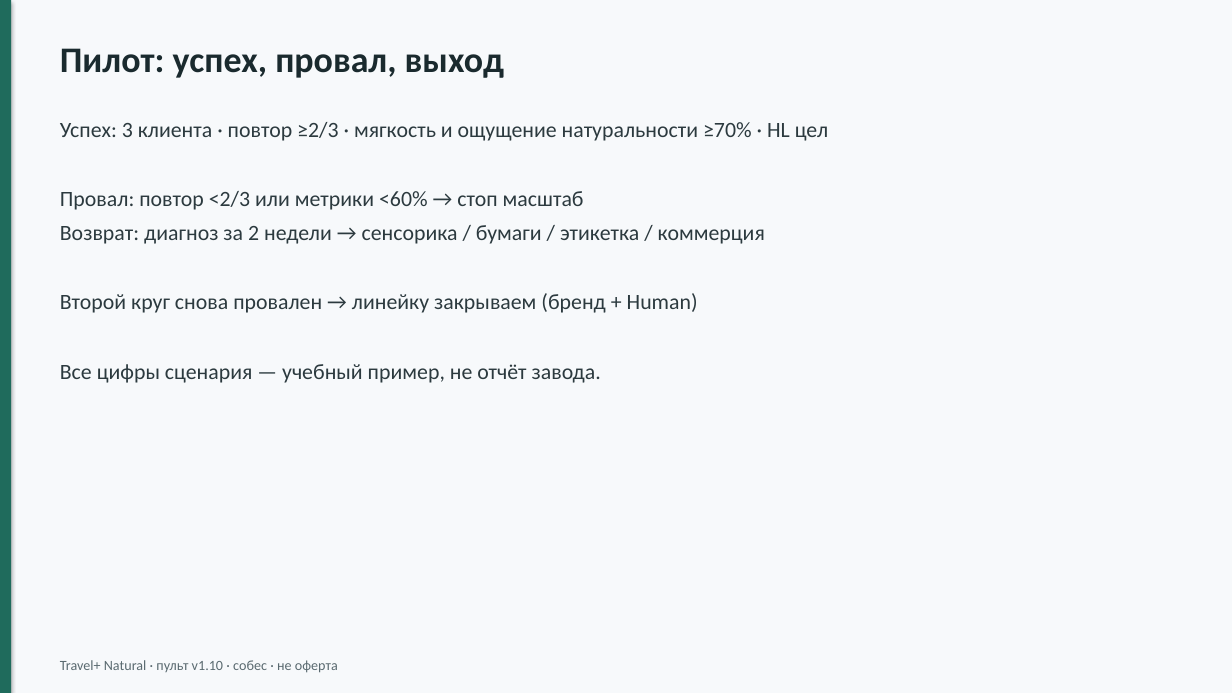
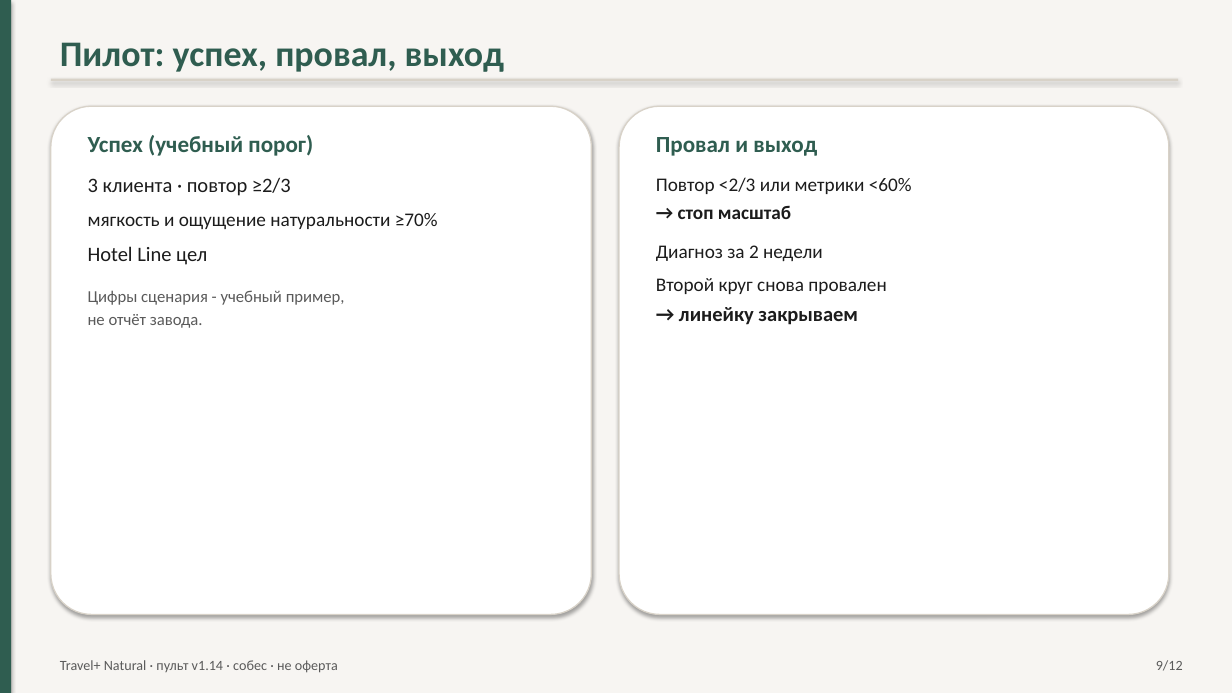
Before and after one commit to pagasbot-coder/Banya-Digital, a slide deck: slide 9 of knowledge-base/presentation-travelplus-interview.pptx. Drawn at 1232x693 pixels with LibreOffice and Linux fonts; fonts in the diff are those of the drawing. Boxes give left, top, right and bottom in pixels: in the first picture for what was removed or moved away, otherwise in the second. Text is boxed around its words. In the diff, an @@ line names an element or a change of style, - is before the commit and + after.

```diff
--- a/knowledge-base/presentation-travelplus-interview.pptx
+++ b/knowledge-base/presentation-travelplus-interview.pptx
@@ rectangle at (x1=0, y1=0, x2=1232, y2=693): fill #F7F9FB to #F7F5F2 @@
@@ rectangle at (x1=0, y1=0, x2=11, y2=693): fill #1F6B5C to #2F5D50 @@
@@ text "Пилот: успех, провал, выход" at (x1=60, y1=42, x2=504, y2=72): text colour #1A2A2E to #2F5D50 @@
@@ rectangle added at (x1=51, y1=79, x2=1178, y2=81), fill #D8D2C8 @@
@@ rounded rectangle added at (x1=51, y1=106, x2=592, y2=615), fill #FFFFFF, outline #D8D2C8 1 pt @@
@@ rounded rectangle added at (x1=619, y1=106, x2=1169, y2=615), fill #FFFFFF, outline #D8D2C8 1 pt @@
@@ text added at (x1=88, y1=135, x2=438, y2=328), 13 pt, text #1C1C1C @@
+Успех (учебный порог)
+3 клиента · повтор ≥2/3
+мягкость и ощущение натуральности ≥70%
+Hotel Line цел
+Цифры сценария - учебный пример,
+не отчёт завода.
@@ text at (x1=656, y1=137, x2=912, y2=325): text changed; size 17 to 15 pt; text colour #2C3A3F to #1C1C1C @@
-Успех: 3 клиента · повтор ≥2/3 · мягкость и ощущение натуральности ≥70% · HL цел
-Провал: повтор <2/3 или метрики <60% → стоп масштаб
-Возврат: диагноз за 2 недели → сенсорика / бумаги / этикетка / коммерция
-Второй круг снова провален → линейку закрываем (бренд + Human)
-Все цифры сценария — учебный пример, не отчёт завода.
+Провал и выход
+Повтор <2/3 или метрики <60%
+→ стоп масштаб
+Диагноз за 2 недели
+Второй круг снова провален
+→ линейку закрываем
@@ text at (x1=60, y1=660, x2=338, y2=673): text changed; text colour #5A6A70 to #5A5A5A @@
-Travel+ Natural · пульт v1.10 · собес · не оферта
+Travel+ Natural · пульт v1.14 · собес · не оферта
@@ text added at (x1=1156, y1=660, x2=1183, y2=671), 11 pt, text #5A5A5A @@
+9/12
```
Also in this commit, not shown: 10 other slides changed, 1 slide added, 12 other files.
